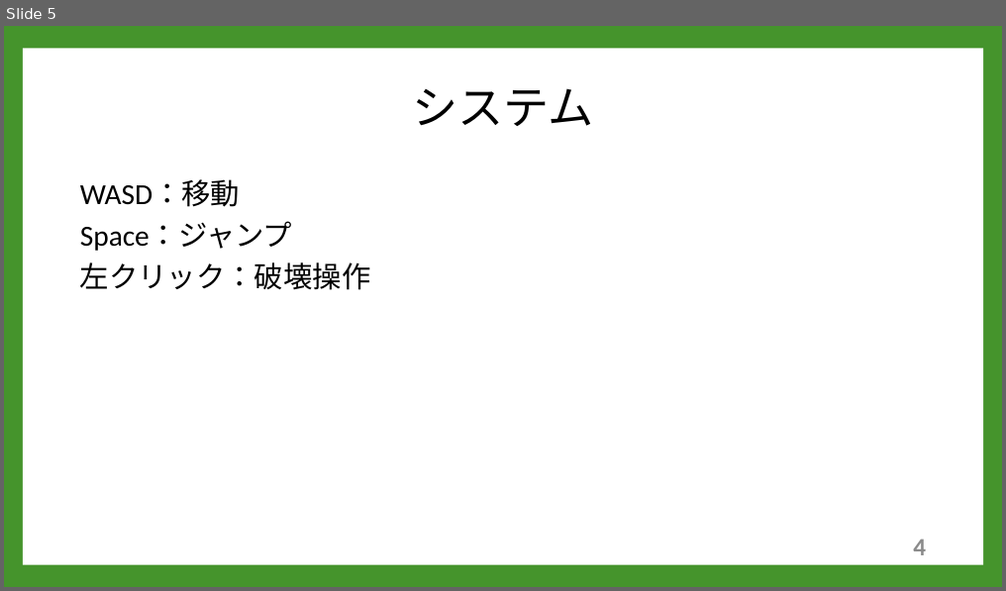
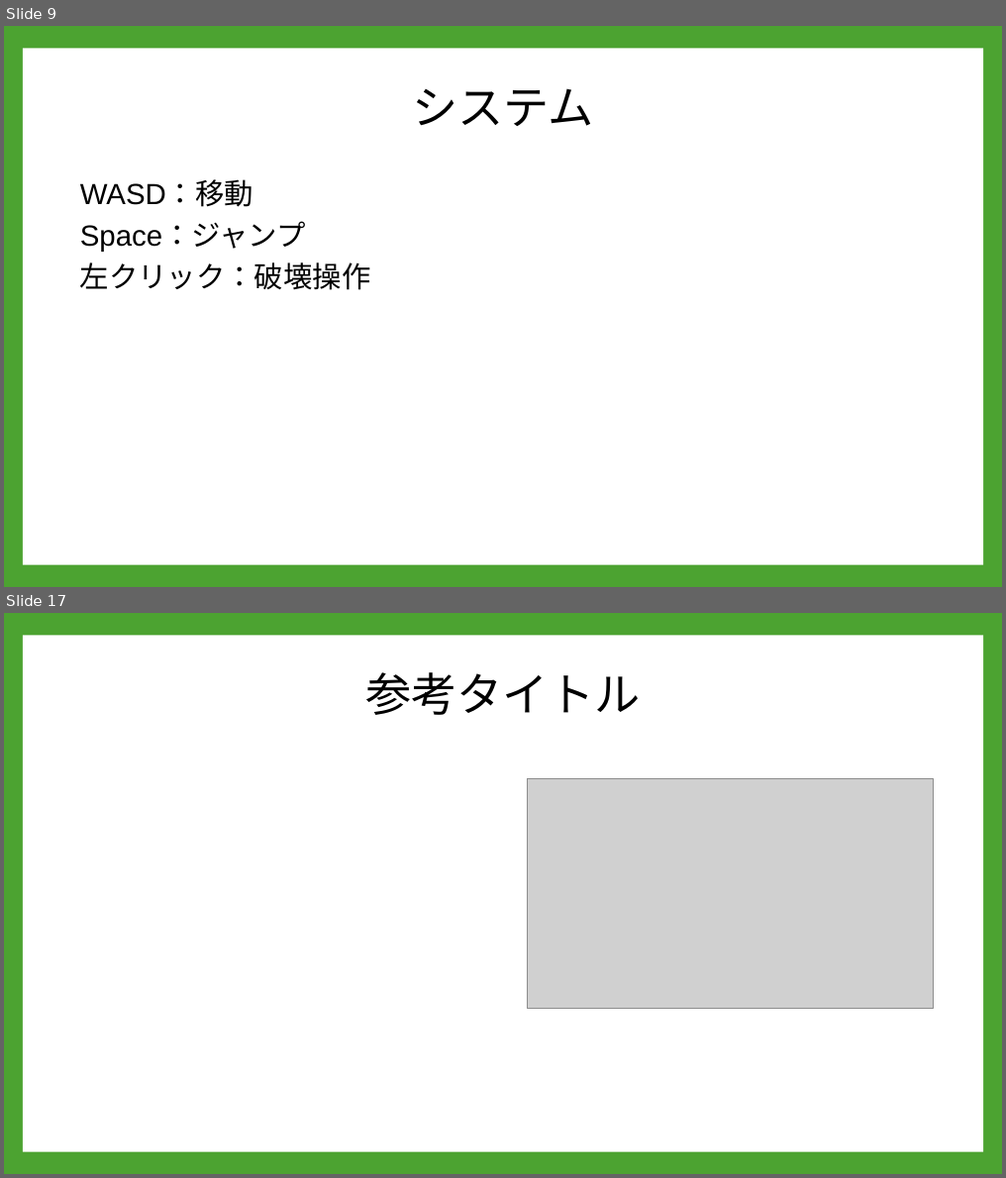
Before and after one commit to A23019/GC_A3_1, a slide deck: 企画/PowerPoint/企画案２.pptx. Shown one above the other, each under a label of ours: slide 5 before the commit, slides 9 and 17 after it; the slides between them are not shown. The pictures are 1006x591 and 1006x1178 pixels, drawn with LibreOffice and Linux fonts; fonts in the diff are those of the drawing; grey boxes stand for pictures; background and template pictures are left out. Boxes give left, top, right and bottom in pixels: in the first picture for what was removed or moved away, otherwise in the second. Text is boxed around its words. In the diff, an @@ line names an element or a change of style, - is before the commit and + after.

```diff
--- a/企画/PowerPoint/企画案２.pptx
+++ b/企画/PowerPoint/企画案２.pptx
@@ slide 17 added at [4,613,1002,1174], background #4CA331; not listed: 1 template element that a slide beside it also shows @@
@@ title added at [365,672,640,715], 44 pt, text #000000 @@
+参考タイトル
@@ picture added at [528,779,933,1008] @@
@@ what was slide 5 is now slide 9 @@
@@ slide 9 changed as well @@
@@ background #45942C to #4CA331 @@
@@ text "WASD：移動" at [80,181,371,290]: font Calibri to Arial @@
@@ page number removed at [913,539,926,556] @@
-4
```
Also in this commit, not shown: 5 other slides changed, 10 other slides added, 1 slide removed, 4 other files.
